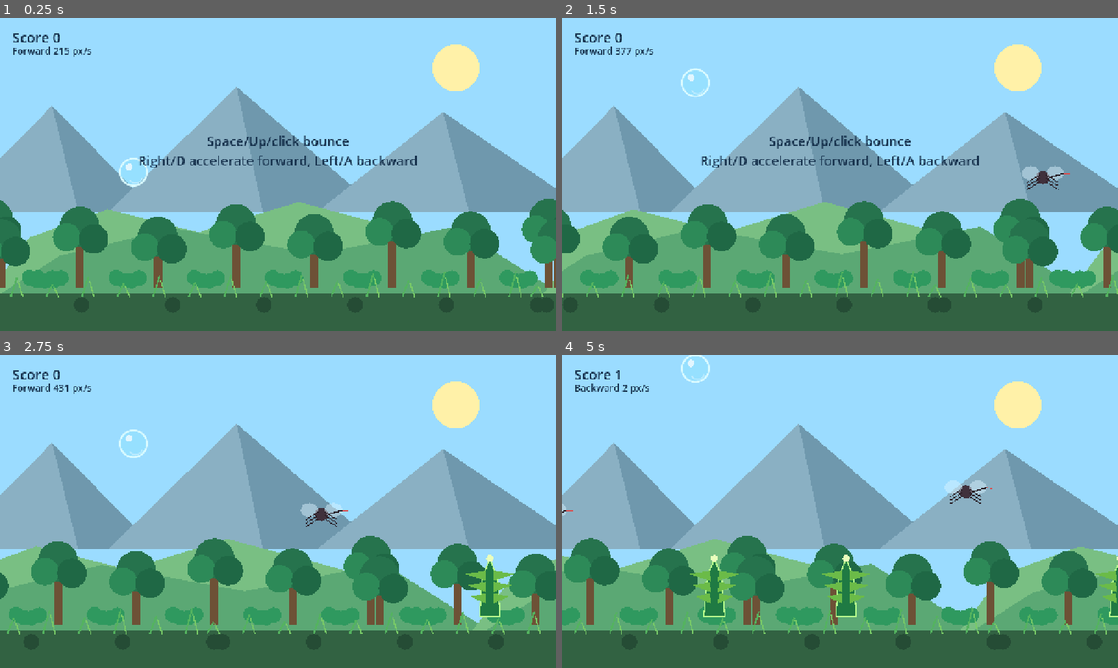
Above: before the commit, frames 1-4 (two rows, left to right).
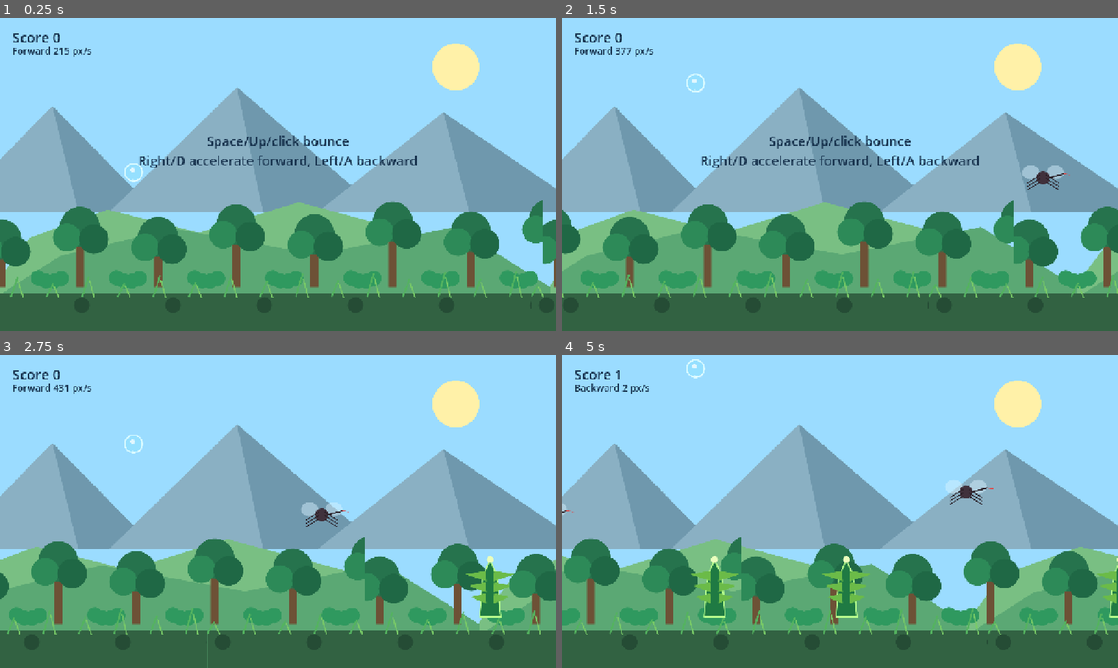
Above: after the commit, the same moments.

Repository: steinshuh/BubbleBriar
Game: Godot game, scene res://scenes/Main.tscn
Two runs of this game, one before a commit and one after it. Both use one fixed random seed, a clock stepped at 60 frames per second and the inputs below.
Inputs:
- Up to frame 1 (0.25 s): no input
- Up to frame 2 (1.5 s): tap Enter (ui_accept) at 0.5, 0.77, 1.07 s; hold Right 0.53-1.28 s; tap Space (bounce) at 0.6, 1.35 s; hold Left from 1.28 s (still down)
- Up to frame 3 (2.75 s): tap Enter (ui_accept) at 1.52, 1.82 s; release Left at 2.03 s; hold Right from 2.03 s (still down); tap Space (bounce) at 2.1 s
- Up to frame 4 (5 s): tap Space (bounce) at 2.85, 3.6, 4.35 s; tap Enter (ui_accept) at 3.02, 3.32, 3.77, 4.07, 4.52, 4.82 s; release Right at 3.53 s; hold Left from 3.53 s (still down)

The runs differ from the first frame. In frame 1, 1.7% of the frame differs, in the area x 0-100%, y 8-90%; in frame 2, 1.9%; in frame 3, 1.9%; in frame 4, 2.0%, in the area x 0-100%, y 0-90%.

Commit message:
Use PNG game assets for graphics

Diff:
--- a/scripts/background_layer.gd
+++ b/scripts/background_layer.gd
@@ -1,6 +1,13 @@
 # This script draws one parallax background layer.
-# A parallax layer is a background that scrolls at a different speed than other layers.
+# The artwork for each layer now comes from PNG files in res://assets/.
 extends Node2D
+
+# These constants preload Godot Texture2D resources from image files.
+# Preloading means Godot loads the images when the script loads, before gameplay needs them.
+const SKY_TEXTURE := preload("res://assets/sky_mountains.png")
+const FAR_HILLS_TEXTURE := preload("res://assets/far_hills.png")
+const NEAR_TREES_TEXTURE := preload("res://assets/near_trees.png")
+const GROUND_TEXTURE := preload("res://assets/ground.png")
 
 # @export means the value can be edited in Godot's Inspector if the node is placed in a scene.
 # layer_kind chooses what this layer draws: 0 sky, 1 far hills, 2 near trees, 3 ground.
@@ -22,11 +29,15 @@
 var offset_x := 0.0
 # tile_width is the width of one repeated background tile.
 var tile_width := 1280.0
+# layer_texture stores the actual PNG texture used by this layer.
+var layer_texture: Texture2D
 
 # setup() is called by main.gd immediately after the layer is created.
 func setup(kind: int, feet: float, speed: float, size: Vector2) -> void:
 	# Store which drawing mode this layer should use.
 	layer_kind = kind
+	# Pick the correct PNG texture for this layer_kind.
+	layer_texture = _texture_for_layer(layer_kind)
 	# Store the notional distance that controls parallax speed.
 	distance_feet = feet
 	# Convert the notional distance into a parallax speed factor.
@@ -39,6 +50,25 @@
 	tile_width = max(960.0, viewport_size.x)
 	# Ask Godot to call _draw() soon so the layer appears on screen.
 	queue_redraw()
+
+# _texture_for_layer() maps a layer number to the matching PNG asset.
+func _texture_for_layer(kind: int) -> Texture2D:
+	# Match chooses one branch based on the value of kind.
+	match kind:
+		# Layer 0 is the stationary sky and mountains image.
+		0:
+			return SKY_TEXTURE
+		# Layer 1 is the far hills image.
+		1:
+			return FAR_HILLS_TEXTURE
+		# Layer 2 is the near trees image.
+		2:
+			return NEAR_TREES_TEXTURE
+		# Layer 3 is the immediate ground image.
+		3:
+			return GROUND_TEXTURE
+	# If an unexpected layer number is used, fall back to the sky image.
+	return SKY_TEXTURE
 
 # set_scroll_speed() lets main.gd change the current scrolling speed every frame.
 func set_scroll_speed(speed: float) -> void:
@@ -66,135 +96,16 @@
 
 # _draw() is Godot's custom drawing function for CanvasItem nodes like Node2D.
 func _draw() -> void:
-	# Choose which helper function to call based on layer_kind.
-	match layer_kind:
-		# 0 draws the stationary sky and mountains.
-		0:
-			_draw_stationary_sky()
-		# 1 draws distant hills.
-		1:
-			_draw_far_hills()
-		# 2 draws closer trees and plants.
-		2:
-			_draw_near_trees()
-		# 3 draws the immediate ground layer.
-		3:
-			_draw_ground()
-
-# Draws the layer that does not move: blue sky, sun, and mountains.
-func _draw_stationary_sky() -> void:
-	# Fill the whole viewport with sky blue.
-	draw_rect(Rect2(Vector2.ZERO, viewport_size), Color("#9bdcff"))
-	# Draw the sun near the upper-right part of the screen.
-	draw_circle(Vector2(viewport_size.x * 0.82, viewport_size.y * 0.16), 54.0, Color("#fff1a8"))
-	# base_y is the vertical position where mountain triangles meet the lower sky.
-	var base_y := viewport_size.y * 0.62
-	# mountain_color is the main color for mountain faces.
-	var mountain_color := Color("#8ab0c3")
-	# shade_color is a darker color for the shaded side of each mountain.
-	var shade_color := Color("#6f98ad")
-	# The peaks array stores mountain triangle points in groups of three.
-	var peaks := [
-		Vector2(-120, base_y), Vector2(120, viewport_size.y * 0.28), Vector2(360, base_y),
-		Vector2(250, base_y), Vector2(545, viewport_size.y * 0.22), Vector2(880, base_y),
-		Vector2(730, base_y), Vector2(1020, viewport_size.y * 0.30), Vector2(1360, base_y)
-	]
-	# Step through the peaks array three points at a time, because each mountain is a triangle.
-	for i in range(0, peaks.size(), 3):
-		# Draw the full mountain triangle.
-		draw_colored_polygon(PackedVector2Array([peaks[i], peaks[i + 1], peaks[i + 2]]), mountain_color)
-		# Draw a smaller shaded triangle on one side of the mountain.
-		draw_colored_polygon(PackedVector2Array([peaks[i + 1], peaks[i + 2], Vector2(peaks[i + 1].x + 60, base_y)]), shade_color)
-
-# Draws the slow-moving far hills layer.
-func _draw_far_hills() -> void:
-	# Draw several repeated tiles so there is always art covering the screen while scrolling.
+	# If setup() has not assigned a texture yet, do not draw anything.
+	if layer_texture == null:
+		return
+	# The sky texture fills the screen once and stays stationary.
+	if speed_factor == 0.0:
+		draw_texture_rect(layer_texture, Rect2(Vector2.ZERO, viewport_size), false)
+		return
+	# Moving layers are drawn as repeated texture tiles so the world can scroll forever.
 	for tile in range(-1, 3):
 		# x is this tile's left edge after subtracting the scrolling offset.
 		var x := tile * tile_width - offset_x
-		# y is the general vertical height of the hills.
-		var y := viewport_size.y * 0.66
-		# hill is a polygon that starts below the screen, rises and falls, then ends below the screen.
-		var hill := PackedVector2Array([
-			Vector2(x - 80, viewport_size.y),
-			Vector2(x + 80, y + 30),
-			Vector2(x + 260, y - 35),
-			Vector2(x + 470, y + 18),
-			Vector2(x + 700, y - 52),
-			Vector2(x + 970, y + 20),
-			Vector2(x + tile_width + 120, viewport_size.y),
-		])
-		# Draw the brighter front hill shape.
-		draw_colored_polygon(hill, Color("#79bf83"))
-		# back is a second hill shape with different points to add depth.
-		var back := PackedVector2Array([
-			Vector2(x - 120, viewport_size.y),
-			Vector2(x + 150, y + 72),
-			Vector2(x + 410, y + 8),
-			Vector2(x + 740, y + 68),
-			Vector2(x + 1060, y + 5),
-			Vector2(x + tile_width + 160, viewport_size.y),
-		])
-		# Draw the darker back hill shape.
-		draw_colored_polygon(back, Color("#5ba874"))
-
-# Draws closer trees and leafy plants.
-func _draw_near_trees() -> void:
-	# Repeat the tree pattern across multiple tiles for infinite scrolling.
-	for tile in range(-1, 3):
-		# x0 is the left edge of this repeated tile after scrolling.
-		var x0 := tile * tile_width - offset_x
-		# Draw eight trees per tile.
-		for i in range(8):
-			# x is this tree's horizontal position.
-			var x := x0 + i * 180.0 + 35.0
-			# trunk_h varies the trunk height so trees do not all look identical.
-			var trunk_h := 92.0 + float((i * 29) % 52)
-			# base_y is where the tree trunk touches the lower part of the screen.
-			var base_y := viewport_size.y * 0.86
-			# Draw the tree trunk as a brown rectangle.
-			draw_rect(Rect2(Vector2(x - 9, base_y - trunk_h), Vector2(18, trunk_h)), Color("#6d5136"))
-			# Draw overlapping circles to form a leafy treetop.
-			draw_circle(Vector2(x, base_y - trunk_h - 18.0), 46.0, Color("#26734d"))
-			# Draw a lighter leaf clump on the left.
-			draw_circle(Vector2(x - 30.0, base_y - trunk_h + 6.0), 32.0, Color("#2d8a58"))
-			# Draw a darker leaf clump on the right.
-			draw_circle(Vector2(x + 32.0, base_y - trunk_h + 10.0), 34.0, Color("#1f6845"))
-			# Draw an extra small plant cluster near the ground.
-			_draw_leaf_cluster(x + 84.0, base_y - 22.0, 0.8)
-
-# Draws a small group of leaves at a given position and scale.
-func _draw_leaf_cluster(x: float, y: float, scale: float) -> void:
-	# Draw four circles with slight vertical variation.
-	for j in range(4):
-		# p is the center point for one leaf circle.
-		var p := Vector2(x + j * 22.0 * scale, y + sin(float(j)) * 8.0)
-		# Draw the leaf circle.
-		draw_circle(p, 22.0 * scale, Color("#2f995f"))
-
-# Draws the immediate foreground ground layer.
-func _draw_ground() -> void:
-	# ground_y is the top edge of the solid ground strip.
-	var ground_y := viewport_size.y - 88.0
-	# Draw the main solid ground rectangle across the bottom of the screen.
-	draw_rect(Rect2(Vector2(0, ground_y), Vector2(viewport_size.x, 88.0)), Color("#326242"))
-	# Repeat grass and ground details across multiple tiles for infinite scrolling.
-	for tile in range(-1, 3):
-		# x0 is the left edge of this repeated tile after scrolling.
-		var x0 := tile * tile_width - offset_x
-		# Draw sixteen pairs of grass blades per tile.
-		for i in range(16):
-			# x is the base position for this grass clump.
-			var x := x0 + i * 82.0
-			# blade_h varies blade height so the grass looks more natural.
-			var blade_h := 18.0 + float((i * 17) % 32)
-			# Draw one leaning grass blade.
-			draw_line(Vector2(x, ground_y + 8.0), Vector2(x + 15.0, ground_y - blade_h), Color("#54b35f"), 4.0)
-			# Draw a second thinner blade leaning another way.
-			draw_line(Vector2(x + 28.0, ground_y + 10.0), Vector2(x + 17.0, ground_y - blade_h * 0.75), Color("#79ca67"), 3.0)
-		# Draw a few darker ground bumps per tile.
-		for i in range(7):
-			# x is the center position of this ground bump.
-			var x := x0 + i * 210.0 + 35.0
-			# Draw the ground bump as a dark circle partially inside the ground strip.
-			draw_circle(Vector2(x, ground_y + 28.0), 18.0, Color("#254c35"))
+		# Draw the PNG scaled to cover this layer's full viewport-sized tile.
+		draw_texture_rect(layer_texture, Rect2(Vector2(x, 0.0), Vector2(tile_width, viewport_size.y)), false)
--- a/scripts/bubble.gd
+++ b/scripts/bubble.gd
@@ -1,6 +1,9 @@
 # This script controls the player character: the bubble.
 # CharacterBody2D gives us velocity and move_and_slide(), which are useful for movement.
 extends CharacterBody2D
+
+# This texture is loaded from a PNG game asset instead of being drawn from code-only shapes.
+const BUBBLE_TEXTURE := preload("res://assets/bubble.png")
 
 # popped is a custom signal.
 # Other scripts can connect to it and react when the bubble pops.
@@ -108,13 +111,11 @@
 	# Tell any connected script, such as main.gd, that the bubble popped.
 	popped.emit()
 
-# _draw() creates the bubble's visual appearance using simple 2D drawing commands.
+# _draw() creates the bubble's visual appearance from the bubble PNG asset.
 func _draw() -> void:
-	# Draw the transparent blue body of the bubble.
-	draw_circle(Vector2.ZERO, radius, Color(0.55, 0.9, 1.0, 0.38))
-	# Draw a bright outline around the bubble.
-	draw_arc(Vector2.ZERO, radius, 0.0, TAU, 80, Color("#dbfbff"), 4.0, true)
-	# Draw a small white highlight near the upper-left side.
-	draw_circle(Vector2(-10, -12), 8.0, Color(1.0, 1.0, 1.0, 0.72))
-	# Draw a curved lower highlight to make the bubble feel glossy.
-	draw_arc(Vector2(5, 9), 16.0, 0.35, 2.55, 28, Color(1.0, 1.0, 1.0, 0.36), 3.0, true)
+	# The texture is drawn centered on this CharacterBody2D's origin.
+	var top_left := Vector2(-radius, -radius)
+	# The drawn size matches the same radius used by the collision circle.
+	var size := Vector2(radius * 2.0, radius * 2.0)
+	# Draw the loaded PNG into the centered rectangle.
+	draw_texture_rect(BUBBLE_TEXTURE, Rect2(top_left, size), false)
--- a/scripts/obstacle.gd
+++ b/scripts/obstacle.gd
@@ -1,6 +1,10 @@
 # This script controls one obstacle.
 # Obstacles can be sharp plants on the ground or mosquitoes in the air.
 extends Area2D
+
+# These textures are loaded from PNG game assets instead of being drawn from code-only shapes.
+const PLANT_TEXTURE := preload("res://assets/sharp_plant.png")
+const MOSQUITO_TEXTURE := preload("res://assets/mosquito.png")
 
 # escaped is a custom signal emitted when the obstacle has moved off the left side.
 # main.gd listens for this signal so it can delete the obstacle.
@@ -95,59 +99,25 @@
 		# Call pop() on the body, which is normally the bubble.
 		body.pop()
 
-# _draw() chooses which obstacle art to draw.
+# _draw() chooses which obstacle PNG asset to draw.
 func _draw() -> void:
-	# If this obstacle is a plant, draw the sharp plant art.
+	# If this obstacle is a plant, draw the sharp plant sprite.
 	if kind == ObstacleKind.PLANT:
 		_draw_sharp_plant()
-	# Otherwise draw the mosquito art.
+	# Otherwise draw the mosquito sprite.
 	else:
 		_draw_mosquito()
 
-# _draw_sharp_plant() draws a dangerous spiked plant from polygons and circles.
+# _draw_sharp_plant() draws the plant PNG with its base near this node's origin.
 func _draw_sharp_plant() -> void:
-	# stem is a five-point polygon shaped like a tall pointed leaf.
-	var stem := PackedVector2Array([
-		Vector2(-24, 0), Vector2(-17, -92), Vector2(0, -132), Vector2(17, -92), Vector2(24, 0)
-	])
-	# Fill the plant stem with dark green.
-	draw_colored_polygon(stem, Color("#1f7a43"))
-	# Draw a light outline around the stem polygon.
-	draw_polyline(stem + PackedVector2Array([stem[0]]), Color("#b8ff8d"), 3.0)
-	# Draw spikes on both sides of the plant.
-	for side in [-1, 1]:
-		# Draw three spikes on each side.
-		for i in range(3):
-			# y is the vertical position for this spike.
-			var y := -30.0 - i * 26.0
-			# spike is a small triangle sticking out of the stem.
-			var spike := PackedVector2Array([
-				Vector2(side * 8, y),
-				Vector2(side * (44 + i * 6), y - 16),
-				Vector2(side * 10, y - 24),
-			])
-			# Fill the spike triangle with a lighter green.
-			draw_colored_polygon(spike, Color("#6bbb48"))
-	# Draw a pale point at the tip to make the plant look extra sharp.
-	draw_circle(Vector2(0, -134), 8.0, Color("#eaffbd"))
+	# The plant image is 128x160. Drawing it from y=-150 leaves its base at y=0.
+	var rect := Rect2(Vector2(-64.0, -150.0), Vector2(128.0, 160.0))
+	# Draw the loaded plant texture into that rectangle.
+	draw_texture_rect(PLANT_TEXTURE, rect, false)
 
-# _draw_mosquito() draws a flying obstacle from circles, ellipses, and lines.
+# _draw_mosquito() draws the mosquito PNG centered on this node's origin.
 func _draw_mosquito() -> void:
-	# Draw the mosquito body as a dark circle at the node origin.
-	draw_circle(Vector2.ZERO, 15.0, Color("#40313c"))
-	# Draw the left translucent wing.
-	draw_ellipse(Vector2(-28, -10), 20.0, 16.0, Color(0.85, 0.95, 1.0, 0.48))
-	# Draw the right translucent wing.
-	draw_ellipse(Vector2(28, -10), 20.0, 16.0, Color(0.85, 0.95, 1.0, 0.48))
-	# Draw the mosquito's needle-like mouth part.
-	draw_line(Vector2(14, 0), Vector2(48, -9), Color("#261b22"), 3.0)
-	# Draw a small red point at the end of the mouth part.
-	draw_line(Vector2(48, -9), Vector2(62, -7), Color("#d94f4f"), 2.0)
-	# Draw three pairs of legs.
-	for leg in range(3):
-		# y spaces the legs vertically along the body.
-		var y := -6.0 + leg * 8.0
-		# Draw one left leg.
-		draw_line(Vector2(-7, y), Vector2(-36, y + 18.0), Color("#261b22"), 2.0)
-		# Draw one right leg.
-		draw_line(Vector2(7, y), Vector2(36, y + 18.0), Color("#261b22"), 2.0)
+	# The mosquito image is 128x96, so this rectangle centers it around (0, 0).
+	var rect := Rect2(Vector2(-64.0, -48.0), Vector2(128.0, 96.0))
+	# Draw the loaded mosquito texture into that rectangle.
+	draw_texture_rect(MOSQUITO_TEXTURE, rect, false)
Binary file added: assets/bubble.png
Not shown, added: assets/bubble.png.import
Binary file added: assets/far_hills.png
Not shown, added: assets/far_hills.png.import
Binary file added: assets/ground.png
Not shown, added: assets/ground.png.import
Binary file added: assets/mosquito.png
Not shown, added: assets/mosquito.png.import
Binary file added: assets/near_trees.png
Not shown, added: assets/near_trees.png.import
Binary file added: assets/sharp_plant.png
Not shown, added: assets/sharp_plant.png.import
(and 4 more such lines)
